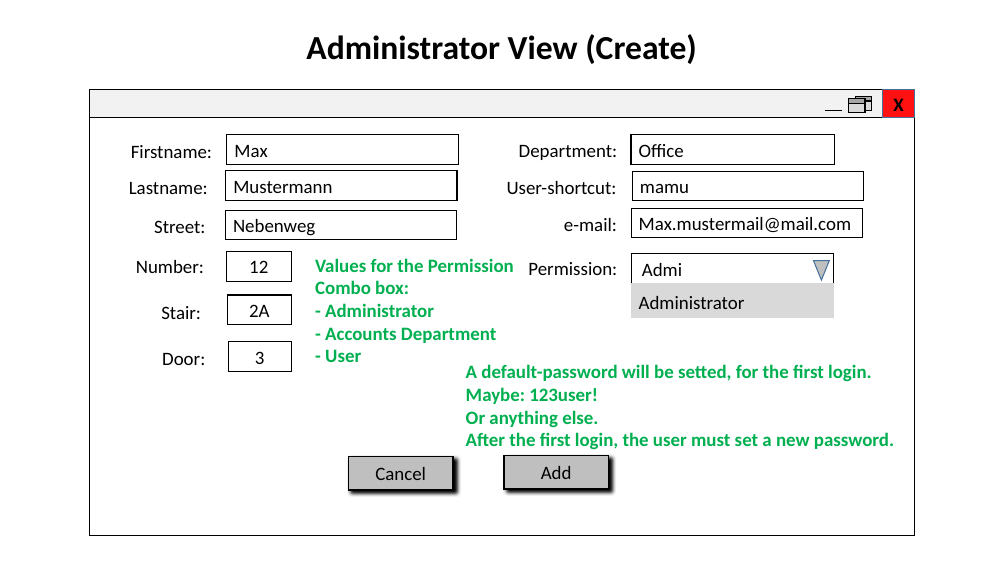
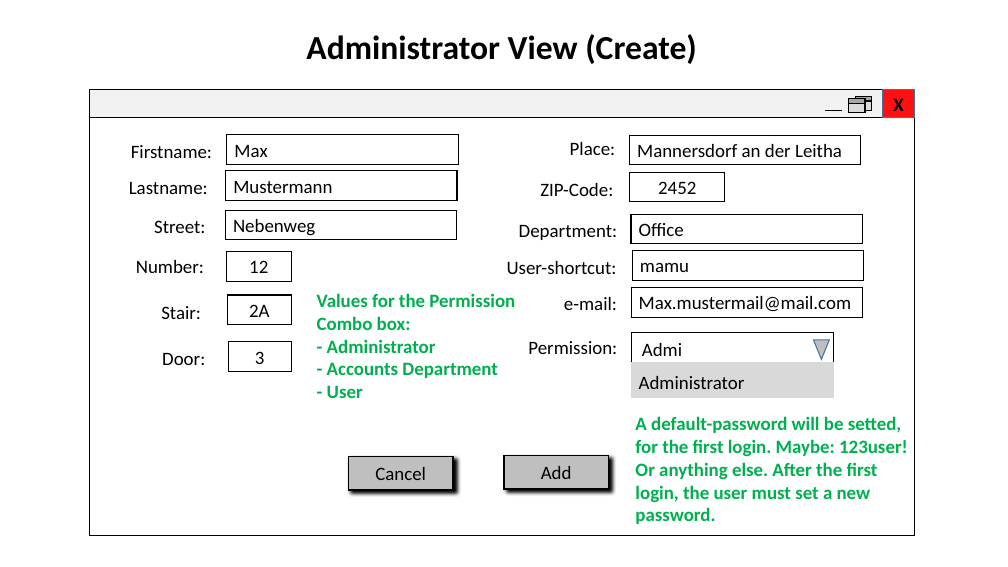
Before and after one commit to Stekal89/TimeRecorder, a slide deck: slide 7 of TimeRecorder_Desktop/Planing/TimeRecorderMokup.pptx. Drawn at 1008x567 pixels with LibreOffice and Linux fonts; fonts in the diff are those of the drawing. Boxes give left, top, right and bottom in pixels: in the first picture for what was removed or moved away, otherwise in the second. Text is boxed around its words. In the diff, an @@ line names an element or a change of style, - is before the commit and + after.

Commit message:
#3 Define Database for Time Recorder
- Created the file
- finished following tasks:
+ Define Database for Time Recorder
+ Create a ERM
+ Create the relation modell (Create Testdata)
- I also did a update on the Mokup script, there were missing:
+ Places
+ ZIP-Code

```diff
--- a/TimeRecorder_Desktop/Planing/TimeRecorderMokup.pptx
+++ b/TimeRecorder_Desktop/Planing/TimeRecorderMokup.pptx
@@ text added at (x1=570, y1=142, x2=616, y2=155), 18 pt, text #000000 @@
+Place:
@@ rectangle added at (x1=630, y1=135, x2=861, y2=165), fill #FFFFFF, outline #000000 1 pt, 18 pt, text #000000 @@
+Mannersdorf an der Leitha
@@ rectangle added at (x1=630, y1=172, x2=725, y2=202), fill #FFFFFF, outline #000000 1 pt, 18 pt, text #000000 @@
+2452
@@ text added at (x1=540, y1=183, x2=613, y2=196), 18 pt, text #000000 @@
+ZIP-Code:
@@ rectangle "Office" resized from (x1=631, y1=135, x2=835, y2=164) to (x1=631, y1=214, x2=863, y2=243) @@
@@ text "Values for the Permission" moved from (x1=315, y1=258, x2=514, y2=362) to (x1=317, y1=293, x2=515, y2=398) @@
@@ 6 texts, 4 rectangles, 1 triangle moved together from (x1=507, y1=145, x2=864, y2=318) to (x1=507, y1=225, x2=864, y2=398) @@
@@ text at (x1=635, y1=416, x2=908, y2=524): text changed @@
-A default-password will be setted, for the first login.
-Maybe: 123user!
-Or anything else.
-After the first login, the user must set a new password.
+A default-password will be setted,
+for the first login. Maybe: 123user!
+Or anything else. After the first
+login, the user must set a new
+password.
```
Also in this commit, not shown: 1 other slide changed, 1 other file.
